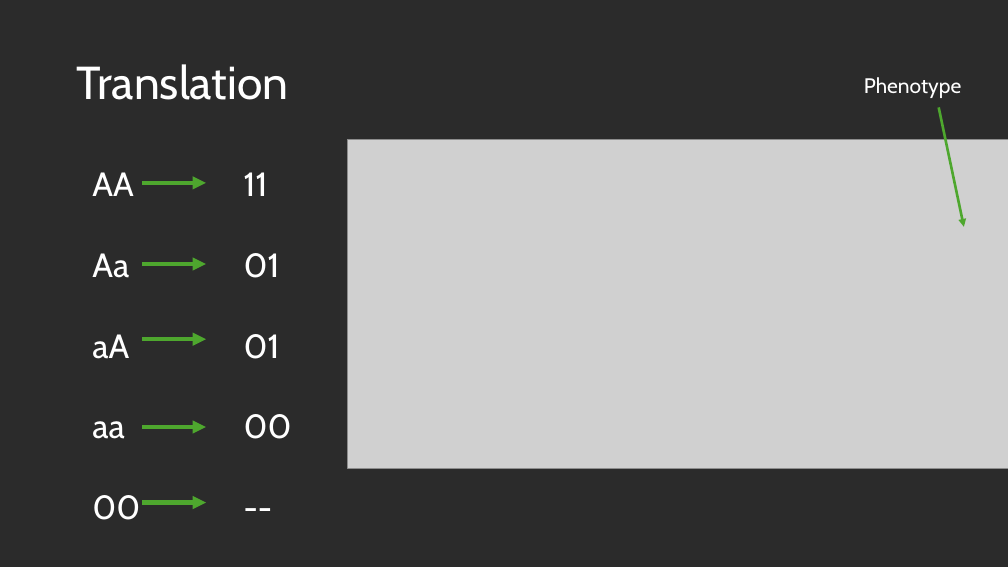
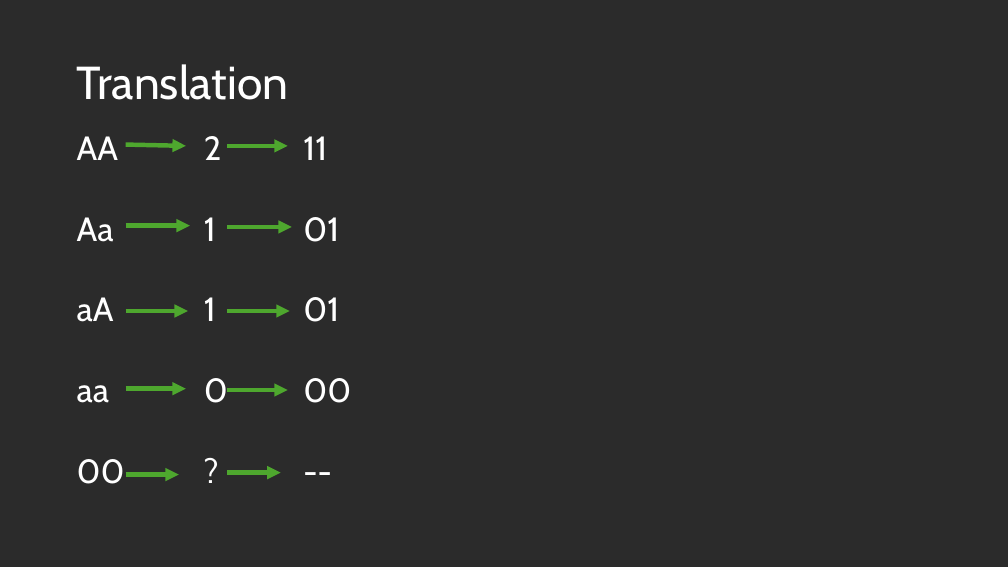
Before and after one commit to us-ja/GWAS_Internship_2025, a slide deck: slide 6 of Presentation/End_of_internship.pptx. Drawn at 1008x567 pixels with LibreOffice and Linux fonts; fonts in the diff are those of the drawing; grey boxes stand for pictures; background and template pictures are left out; a plain dark background stands for a picture behind light text. Boxes give left, top, right and bottom in pixels: in the first picture for what was removed or moved away, otherwise in the second. Text is boxed around its words. In the diff, an @@ line names an element or a change of style, - is before the commit and + after.

Commit message:
work pp

```diff
--- a/Presentation/End_of_internship.pptx
+++ b/Presentation/End_of_internship.pptx
@@ text removed at box(864, 77, 961, 98) @@
-Phenotype
@@ arrow removed from (939, 107) to (964, 227) @@
@@ text at box(77, 136, 351, 484): text changed @@
-AA 11
-Aa 01
-aA 01
-aa 00
-00 --
+AA 2 11
+Aa 1 01
+aA 1 01
+aa 0 00
+00 ? --
@@ arrow moved from (142, 183) - (206, 183) to (126, 144) - (186, 146) @@
@@ picture removed at box(347, 140, 1008, 468) @@
@@ arrow moved from (142, 264) - (206, 264) to (126, 226) - (190, 226) @@
@@ arrow moved from (142, 340) - (206, 340) to (126, 311) - (188, 311) @@
@@ arrow moved from (142, 427) - (206, 427) to (126, 389) - (186, 389) @@
@@ arrow moved from (142, 503) - (206, 503) to (126, 475) - (178, 475) @@
@@ group added at box(228, 146, 292, 473): 5 arrows @@
```
Also in this commit, not shown: 6 other slides changed, 3 slides added, 2 slides removed.
